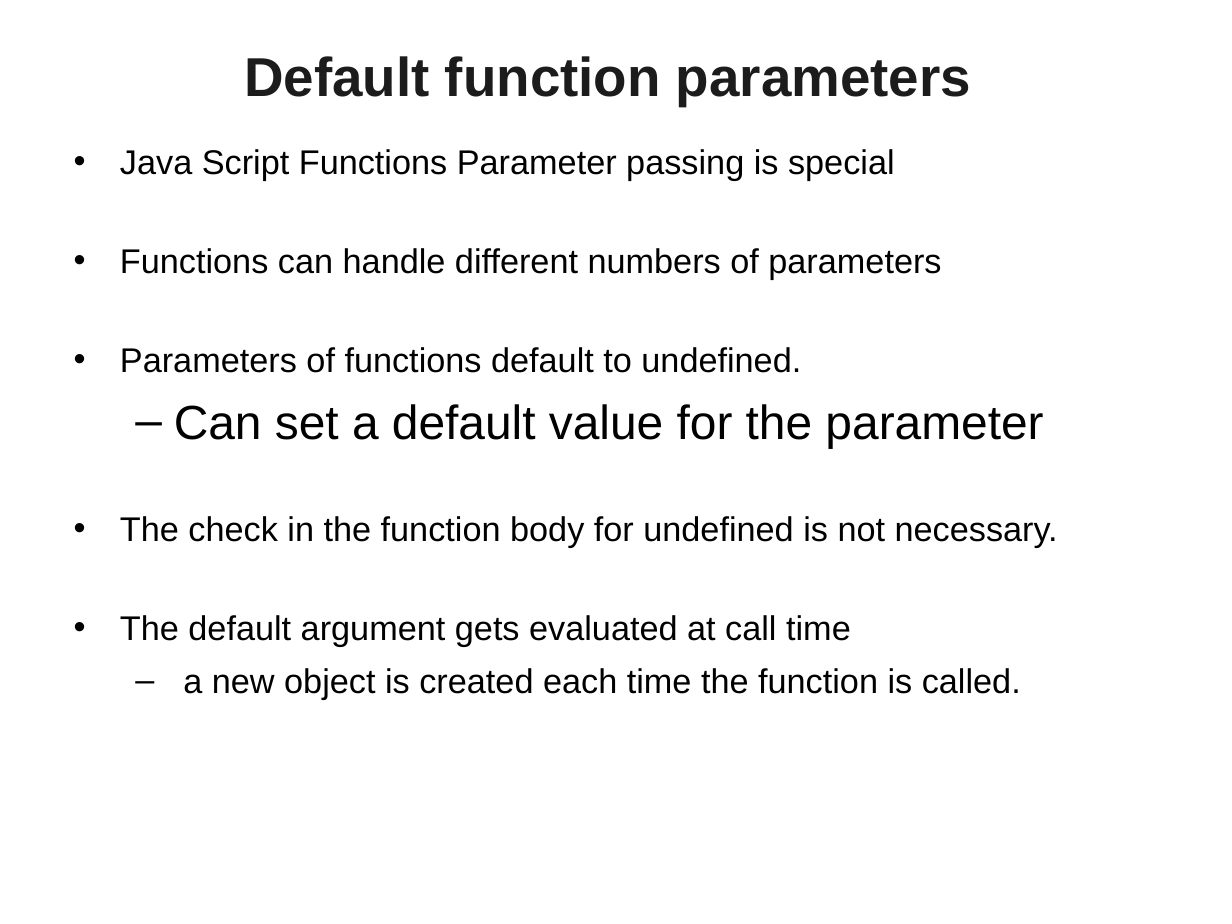
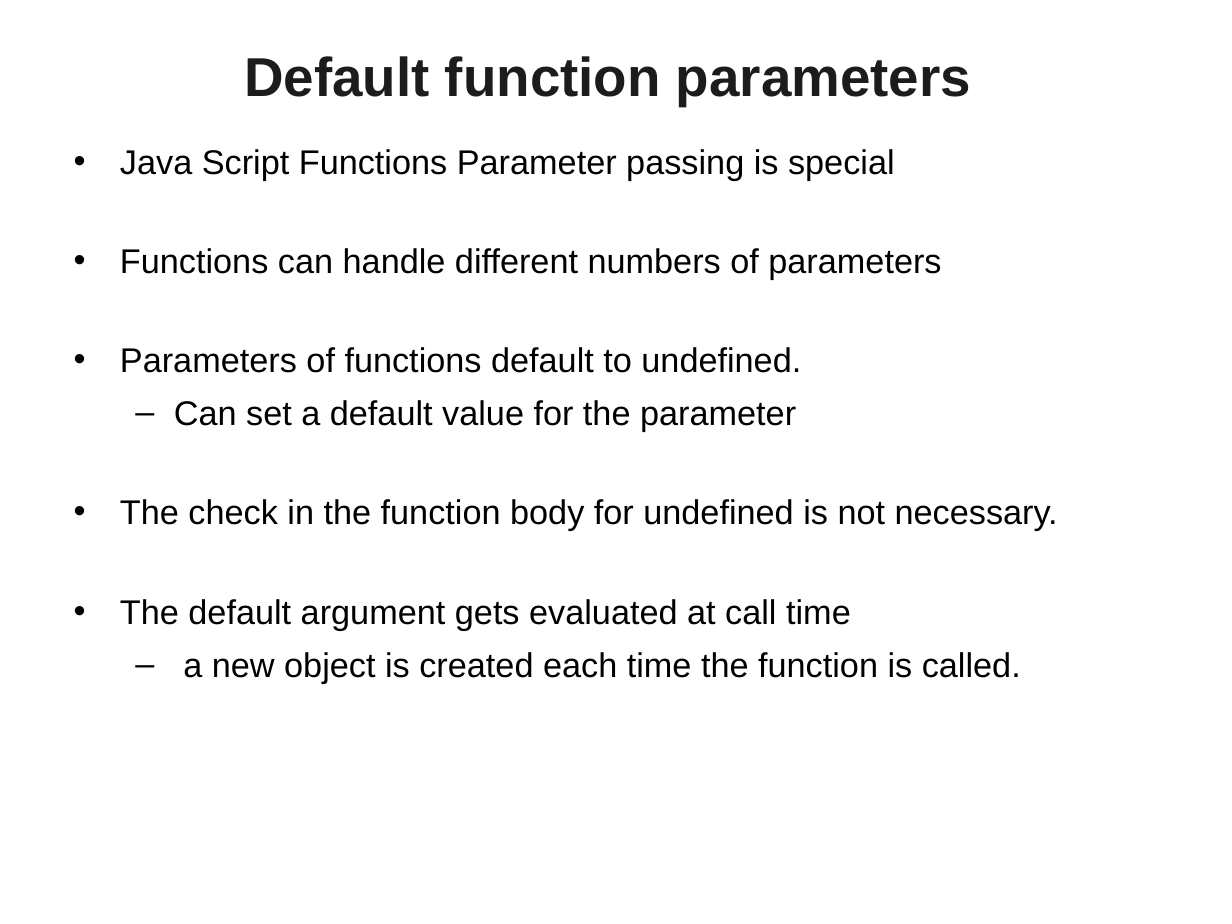
Before and after one commit to vatsanTraining/ui_june_2024, a slide deck: slide 41 of JavaScript_Module1_2024.pptx (slide 42 before the commit). Drawn at 1232x924 pixels with LibreOffice and Linux fonts; fonts in the diff are those of the drawing; background and template pictures are left out. Boxes give left, top, right and bottom in pixels: in the first picture for what was removed or moved away, otherwise in the second. Text is boxed around its words. In the diff, an @@ line names an element or a change of style, - is before the commit and + after.

```diff
--- a/JavaScript_Module1_2024.pptx
+++ b/JavaScript_Module1_2024.pptx
@@ text at (174, 400, 796, 432): size 28 to 20 pt in "Can set a default value for the ..." @@
```
Also in this commit, not shown: 5 other slides changed, 2 slides removed, 24 other files.
